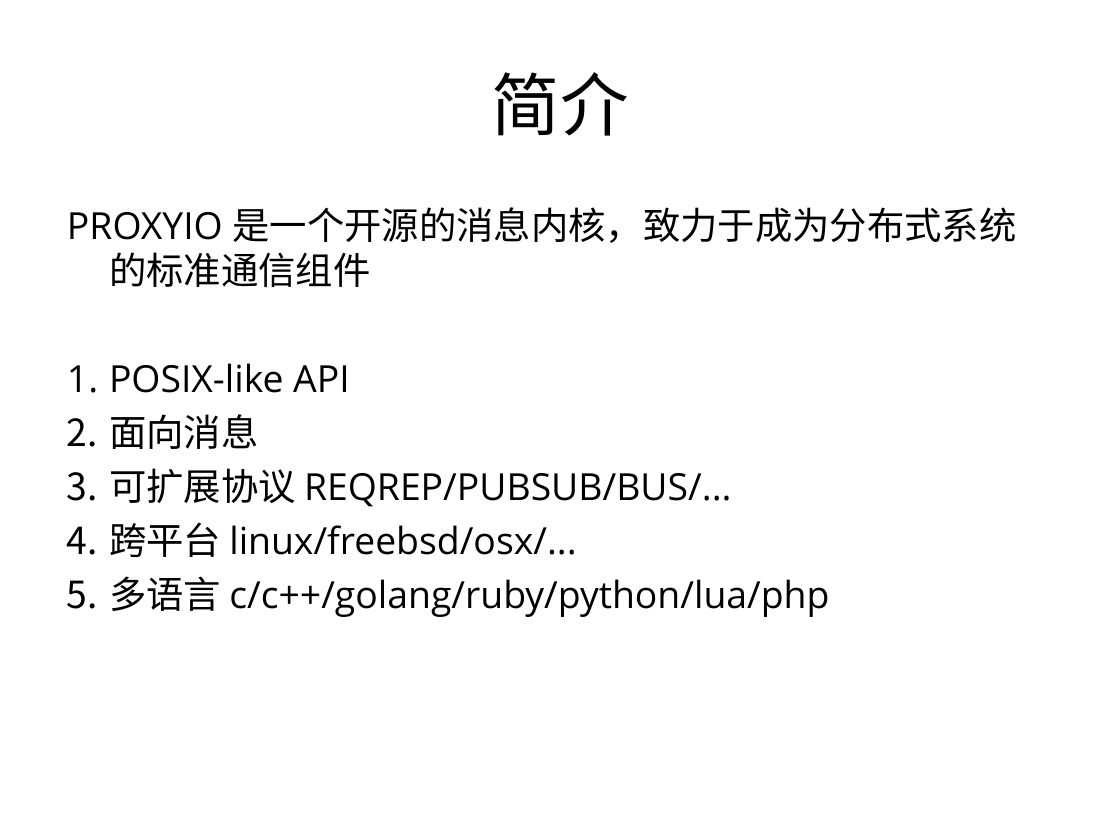
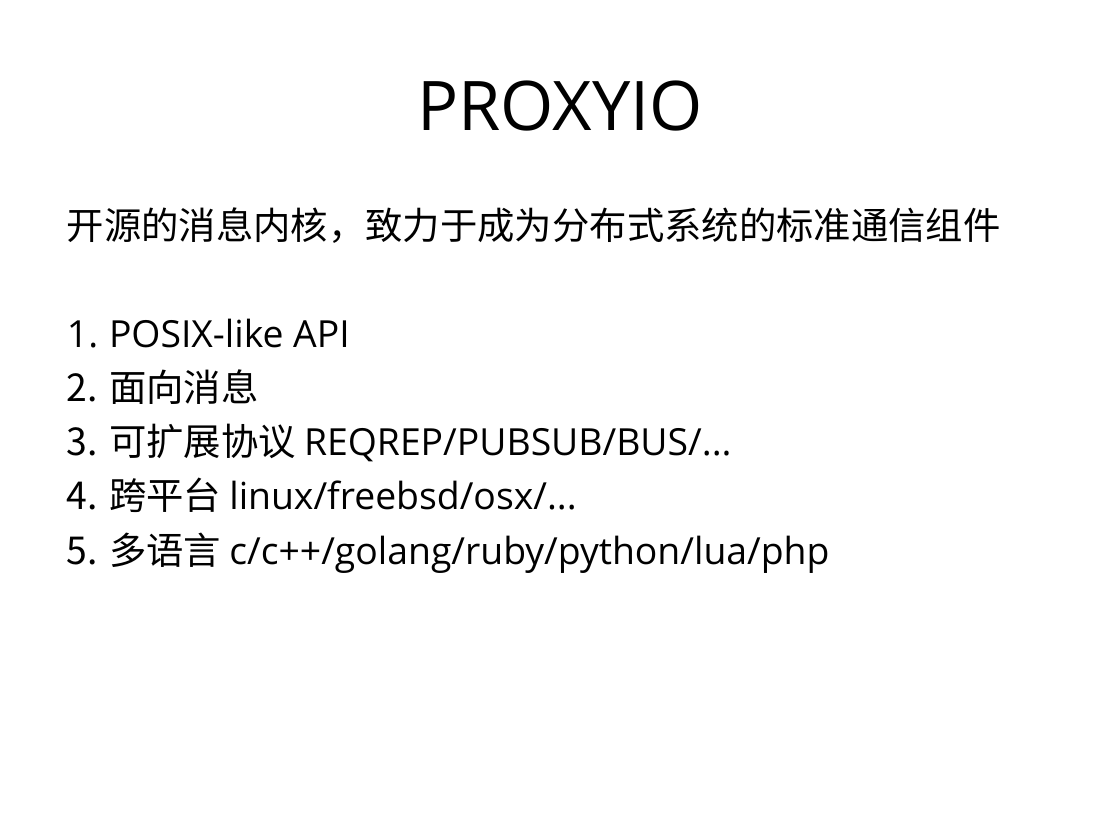
Before and after one commit to proxyio/xio, a slide deck: slide 13 of docs/PROXYIO.ppt (slide 2 before the commit). Drawn at 1120x840 pixels with LibreOffice and Linux fonts; fonts in the diff are those of the drawing. Boxes give left, top, right and bottom in pixels: in the first picture for what was removed or moved away, otherwise in the second. Text is boxed around its words. In the diff, an @@ line names an element or a change of style, - is before the commit and + after.

```diff
--- a/docs/PROXYIO.ppt
+++ b/docs/PROXYIO.ppt
@@ title at [417,80,703,131]: text changed @@
-简介
+PROXYIO
@@ text at [67,207,1000,243]: text changed @@
-PROXYIO 是一个开源的消息内核，致力于成为分布式系统的标准通信组件
+开源的消息内核，致力于成为分布式系统的标准通信组件
```
Also in this commit, not shown: 3 other slides changed, 10 slides added, 11 slides removed.
